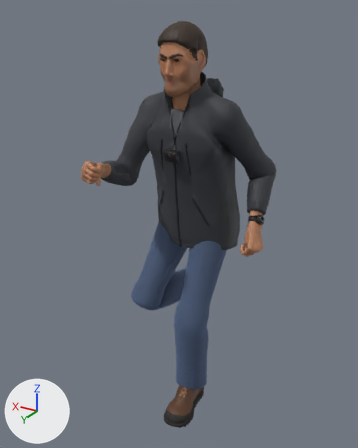
The glTF model public/models/chaser_person.glb: old version first, new version second.
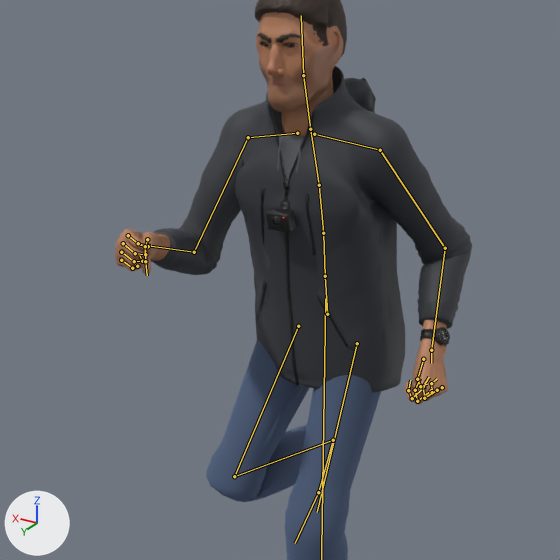
Old and new are each drawn whole from a camera (50 mm lens) standing at (-1.037, 1.883, 1.786) and looking at (0.029, 0.107, 0.898) and again close up on the part from 5% to 91% of the width and 8% to 76% of the height. Arrows for +X, +Y and +Z are at lower left; the lights stay in place. The first two pictures are the older version. Both versions are drawn at frame 1 of the action 'Run'; the numbers are the values there. The bones that change, and the others that lie on the model, are drawn over the model as lines in the close-ups.

In view in the first close-up: 'PersonBody', 'PersonHead'.
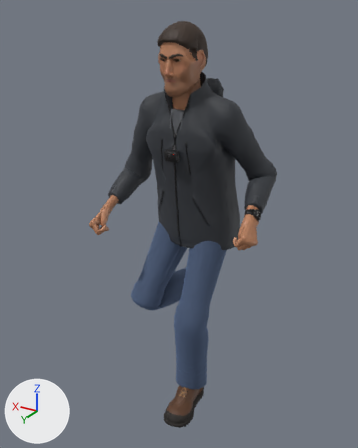
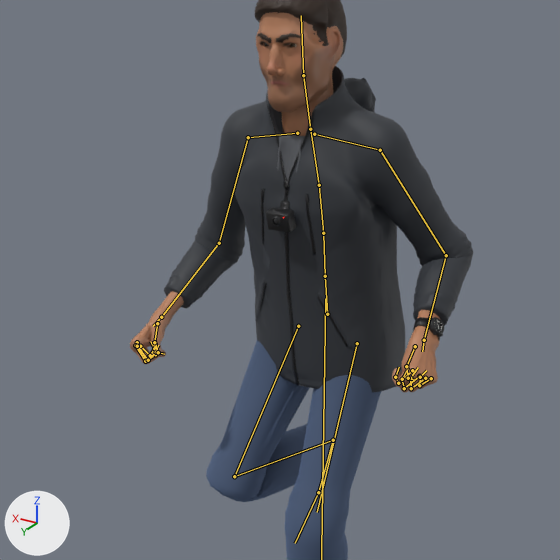
What the commit changed:
Bone 'upperarm_L' (bone_upperarm_l) turns from (-1, 6, 29) to (-3, -3, 23) degrees about its own x, y and z.
Bone 'forearm_L' (bone_forearm_l) turns from (-35, -7, -50) to (-42, -14, -55) degrees about its own x, y and z.
Bone 'upperarm_R' (bone_upperarm_r) turns from (-34, 9, 4) to (-17, -5, -8) degrees about its own x, y and z.
Bone 'forearm_R' (bone_forearm_r) turns from (-51, 27, 52) to (-32, 6, 43) degrees about its own x, y and z.

Pixel boxes [x1, y1, x2, y2] of what changed, in the close-ups (560 x 560 px):
'PersonBody', posed
    before: [115, 66, 472, 560]
    after: [130, 66, 473, 560]
bone 'upperarm_L', root to tip
    before: (380, 150) to (445, 248)
    after: (380, 150) to (446, 255)
bone 'forearm_L', root to tip
    before: (445, 248) to (431, 350)
    after: (446, 255) to (424, 340)
bone 'upperarm_R', root to tip
    before: (248, 137) to (194, 252)
    after: (248, 137) to (219, 243)
bone 'forearm_R', root to tip
    before: (194, 252) to (147, 245)
    after: (219, 243) to (161, 317)
